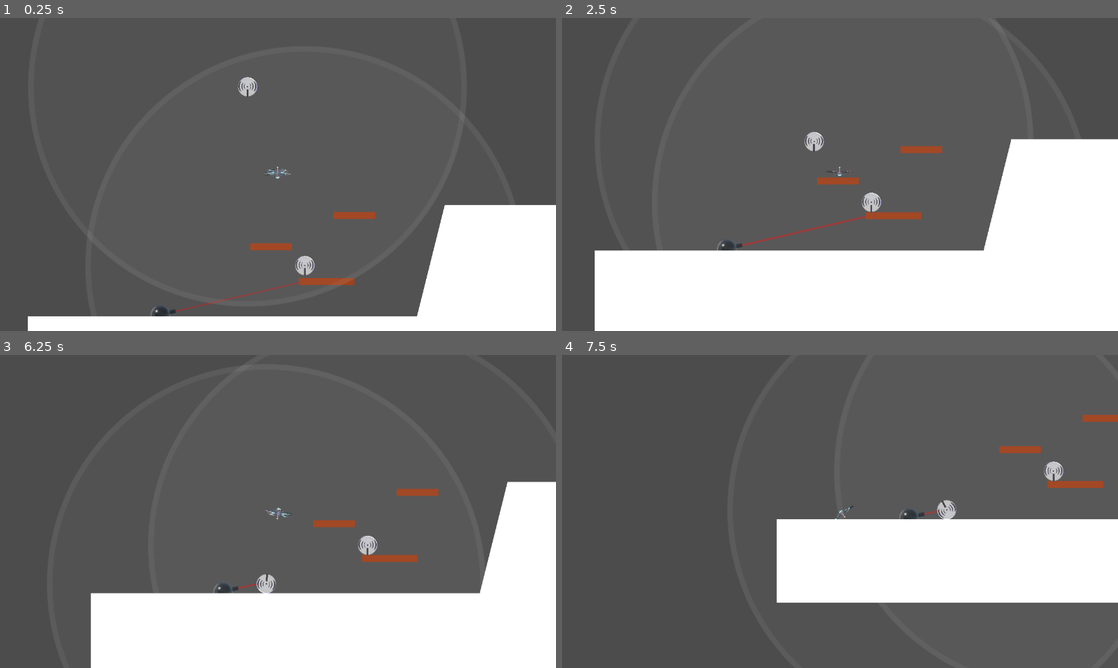
Above: before the commit, frames 1-4 (two rows, left to right).
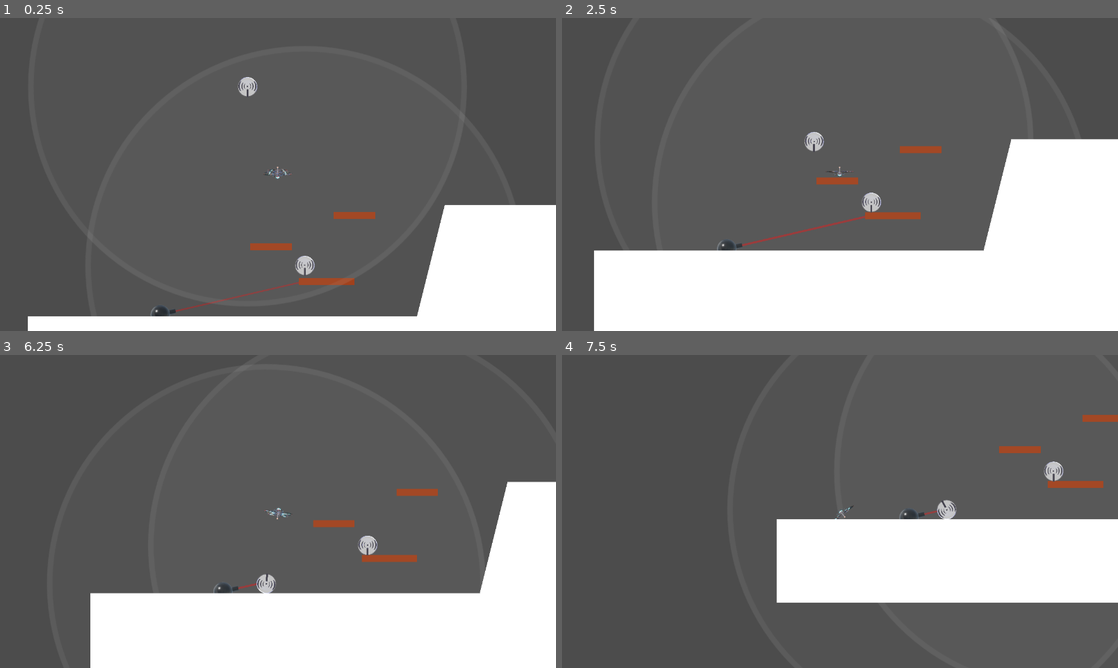
Above: after the commit, the same moments.

Repository: MeAmAnUsername/GMTK-2021
Game: Godot game, scene res://scenes/levels/BigRaiseHeavy.tscn
The game is run twice, just before and just after one commit, with the same random seed, the same clock (stepped at 60 frames per second) and the same inputs.
Inputs:
- Up to frame 1 (0.25 s): no input
- Up to frame 2 (2.5 s): tap Enter (ui_accept) at 0.5, 0.6, 0.77, 1.07, 1.35, 1.52, 1.82, 2.1 s; hold Right (ui_right) 0.53-1.28 s; hold Down (ui_down) 1.28-2.03 s; hold Right (ui_right) from 2.03 s (still down)
- Up to frame 3 (6.25 s): release Right (ui_right) at 2.78 s; hold Up (ui_up) 2.78-3.53 s; tap Enter (ui_accept) at 2.85, 3.02, 3.32, 3.6, 3.77, 4.07, 4.35, 4.52, 4.82, 5.1, 5.85, 6.02 s; hold Left (ui_left) 3.53-5.03 s; hold Down (ui_down) 5.03-5.78 s; hold Right (ui_right) from 5.78 s (still down)
- Up to frame 4 (7.5 s): tap Enter (ui_accept) at 6.32, 6.6, 6.77, 7.07, 7.35 s; release Right (ui_right) at 6.53 s; hold Up (ui_up) 6.53-7.28 s; hold Right (ui_right) from 7.28 s (still down)

The runs differ from the first frame. In frame 1, less than 0.1% of the frame differs, in the area x 27-57%, y 18-96%; in frame 2, less than 0.1%, in the area x 5-69%, y 40-100%; in frame 3, less than 0.1%; in frame 4, less than 0.1%.

Commit message:
LOTS of changes. period

Diff:
--- a/project.godot
+++ b/project.godot
@@ -13,6 +13,10 @@
 config/name="GMTK-2021"
 run/main_scene="res://scenes/levels/BigRaiseHeavy.tscn"
 config/icon="res://icon.png"
+
+[debug]
+
+settings/stdout/print_fps=true
 
 [display]
 
--- a/scenes/Beacon.tscn
+++ b/scenes/Beacon.tscn
@@ -13,25 +13,25 @@
 [node name="Node2D" type="Node2D"]
 script = ExtResource( 2 )
 
-[node name="RigidBody2D" type="RigidBody2D" parent="."]
+[node name="Beacon" type="RigidBody2D" parent="."]
 
-[node name="Radius" type="Area2D" parent="RigidBody2D"]
+[node name="Radius" type="Area2D" parent="Beacon"]
 collision_layer = 2
 
-[node name="CollisionShape2D" type="CollisionShape2D" parent="RigidBody2D/Radius"]
+[node name="CollisionShape2D" type="CollisionShape2D" parent="Beacon/Radius"]
 visible = false
-shape = SubResource( 1 )
+shape = SubResource( 3 )
 
-[node name="Sprite" type="Sprite" parent="RigidBody2D/Radius"]
+[node name="Sprite" type="Sprite" parent="Beacon/Radius"]
 texture = ExtResource( 3 )
 
-[node name="Sprite" type="Sprite" parent="RigidBody2D"]
+[node name="Sprite" type="Sprite" parent="Beacon"]
 scale = Vector2( 0.18302, 0.18302 )
 texture = ExtResource( 1 )
 
-[node name="CollisionShape2D2" type="CollisionShape2D" parent="RigidBody2D"]
+[node name="CollisionShape2D2" type="CollisionShape2D" parent="Beacon"]
 rotation = 1.57079
 shape = SubResource( 2 )
 
-[connection signal="body_entered" from="RigidBody2D/Radius" to="." method="_on_Radius_body_entered"]
-[connection signal="body_exited" from="RigidBody2D/Radius" to="." method="_on_Radius_body_exited"]
+[connection signal="body_entered" from="Beacon/Radius" to="." method="_on_Radius_body_entered"]
+[connection signal="body_exited" from="Beacon/Radius" to="." method="_on_Radius_body_exited"]
--- a/scenes/Laser.tscn
+++ b/scenes/Laser.tscn
@@ -20,3 +20,4 @@
 z_index = -1
 width = 1.0
 default_color = Color( 0.752941, 0.109804, 0.109804, 1 )
+joint_mode = 2
--- a/scenes/Player.tscn
+++ b/scenes/Player.tscn
@@ -80,7 +80,12 @@
 radius = 4.02645
 height = 23.7941
 
-[node name="Player" type="RigidBody2D"]
+[sub_resource type="CircleShape2D" id=3]
+radius = 39.5726
+
+[node name="Node2D" type="Node2D"]
+
+[node name="Player" type="RigidBody2D" parent="."]
 position = Vector2( -7.62939e-06, 0.243225 )
 rotation = -1.57079
 collision_mask = 3
@@ -88,26 +93,40 @@
 gravity_scale = 4.0
 script = ExtResource( 1 )
 
-[node name="Camera2D" type="Camera2D" parent="."]
+[node name="Camera2D" type="Camera2D" parent="Player"]
 position = Vector2( 0.243225, 6.1033e-06 )
 rotation = 1.57079
 current = true
 
-[node name="AnimatedSprite" type="AnimatedSprite" parent="."]
+[node name="AnimatedSprite" type="AnimatedSprite" parent="Player"]
 position = Vector2( 0.987236, -0.972079 )
 rotation = 1.57079
 scale = Vector2( 0.526996, 0.526996 )
 frames = SubResource( 1 )
-frame = 2
+frame = 35
 playing = true
 
-[node name="CollisionShape2D" type="CollisionShape2D" parent="."]
+[node name="CollisionShape2D" type="CollisionShape2D" parent="Player"]
 position = Vector2( 1.26135, -0.840839 )
 scale = Vector2( 2, 1 )
 shape = SubResource( 2 )
 
-[node name="Explosion" parent="." instance=ExtResource( 5 )]
+[node name="Explosion" parent="Player" instance=ExtResource( 5 )]
 emitting = false
 
-[node name="RotorSound" type="AudioStreamPlayer2D" parent="."]
+[node name="RotorSound" type="AudioStreamPlayer2D" parent="Player"]
 stream = ExtResource( 4 )
+
+[node name="GrabArea" type="Area2D" parent="Player"]
+collision_layer = 0
+
+[node name="CollisionShape2D" type="CollisionShape2D" parent="Player/GrabArea"]
+shape = SubResource( 3 )
+
+[node name="Rope" type="Line2D" parent="."]
+position = Vector2( -7.62939e-06, 0.243225 )
+rotation = -1.57079
+default_color = Color( 0.470588, 0.372549, 0.439216, 0.827451 )
+
+[connection signal="body_entered" from="Player/GrabArea" to="Player" method="_on_GrabArea_body_entered"]
+[connection signal="body_exited" from="Player/GrabArea" to="Player" method="_on_GrabArea_body_exited"]
--- a/scenes/levels/BigRaiseHeavy.tscn
+++ b/scenes/levels/BigRaiseHeavy.tscn
@@ -6,6 +6,7 @@
 [ext_resource path="res://scenes/Laser.tscn" type="PackedScene" id=4]
 
 [node name="BigRaiseHeavy" type="Node2D"]
+position = Vector2( 0, -1 )
 
 [node name="StaticBody2D" type="StaticBody2D" parent="."]
 z_index = 1
--- a/scripts/Player.gd
+++ b/scripts/Player.gd
@@ -14,7 +14,11 @@
 var pitch : float = 0 # 3D sprite angle
 
 var input : bool
-var dead : bool = false
+var dead : bool
+var attach_pressed : bool
+var is_connected : bool
+var nearBeacon : RigidBody2D
+var rope: Line2D
 
 func _init():
 	input = true
@@ -28,6 +32,7 @@
 	#$HeliSprite.play()
 	#$RotorSound.playing = true
 	$RotorSound.play(0.0)
+	rope = get_node("../Rope")
 	pass
 	#$RotorSound.stream.loop_mode = AudioStreamPlayer2D.LOOP_FORWARD
 
@@ -37,10 +42,21 @@
 		input = true
 		input_x = int(Input.is_action_pressed("ui_right")) - int(Input.is_action_pressed("ui_left"))
 		input_y = int(Input.is_action_pressed("ui_down")) - int(Input.is_action_pressed("ui_up"))
+		attach_pressed = Input.is_action_just_pressed("ui_accept")
 	else:
 		input = false
 		input_x = 0
 		input_y = 0
+
+	if attach_pressed:
+		if !is_connected and nearBeacon != null:
+			is_connected = true
+
+	rope.visible = is_connected
+	if is_connected and nearBeacon != null:
+		rope.points = [position, nearBeacon.position]
+
+
 
 	$RotorSound.pitch_scale += delta * (1.0 if input else -1.0)
 	$RotorSound.pitch_scale = clamp($RotorSound.pitch_scale, 0.25, 0.75)
@@ -96,3 +112,13 @@
 # Called every frame. 'delta' is the elapsed time since the previous frame.
 #func _process(delta):
 #	pass
+
+
+func _on_GrabArea_body_entered(body):
+	if body.name == "Beacon":
+		nearBeacon = body
+
+
+func _on_GrabArea_body_exited(body):
+	if body == nearBeacon and !is_connected:
+		nearBeacon = null
Not shown: 1 places in scenes/Beacon.tscn that only renumber resources
Not shown: 1 places in scenes/Player.tscn that only renumber resources
